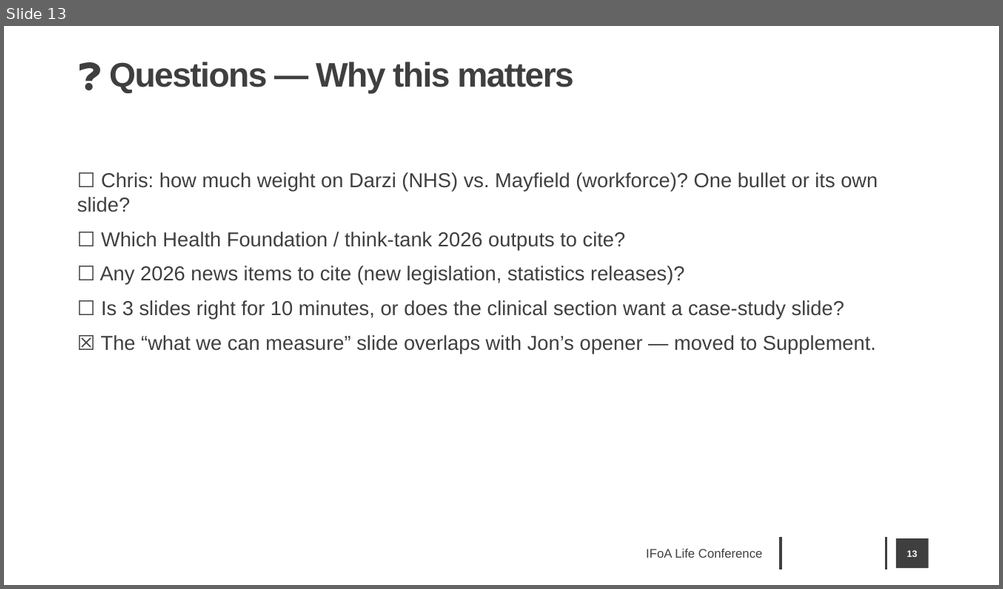
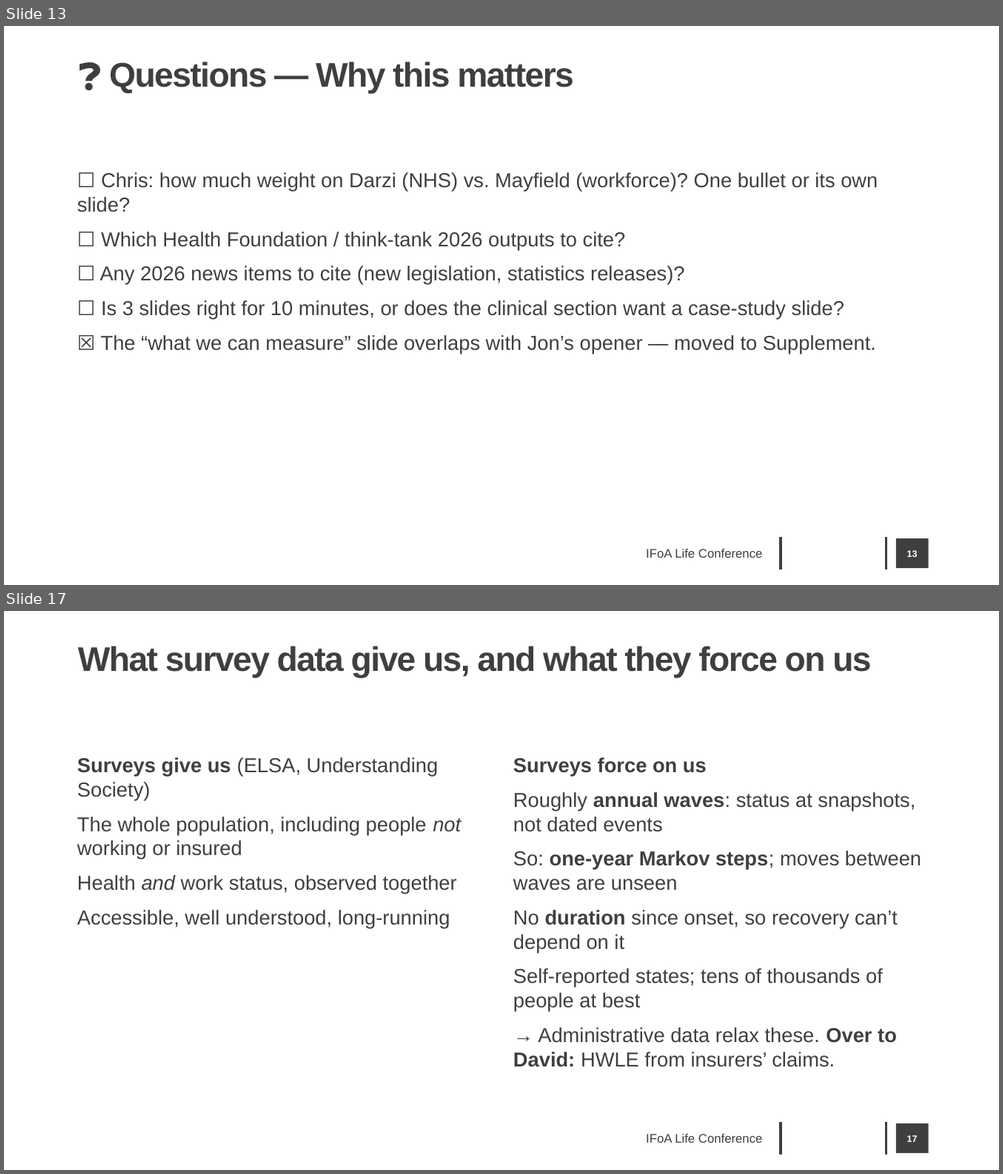
Before and after one commit to JonMinton/economic_inactivity, a slide deck: presentations/ifoa/hwle_ifoa_life_2026.pptx. Shown one above the other, each under a label of ours: slide 13 before the commit, slides 13 and 17 after it; the slides between them are not shown. The pictures are 1003x589 and 1003x1174 pixels, drawn with LibreOffice and Linux fonts; fonts in the diff are those of the drawing; background and template pictures are left out. Boxes give left, top, right and bottom in pixels: in the first picture for what was removed or moved away, otherwise in the second. Text is boxed around its words. In the diff, an @@ line names an element or a change of style, - is before the commit and + after.

```diff
--- a/presentations/ifoa/hwle_ifoa_life_2026.pptx
+++ b/presentations/ifoa/hwle_ifoa_life_2026.pptx
@@ slide 17 added at <box>4,611,999,1170</box>, background #FFFFFF; not listed: 2 template elements that a slide beside it also shows @@
@@ title added at <box>78,646,871,678</box>, 44 pt, text #3F3F3F, bold @@
+What survey data give us, and what they force on us
@@ text added at <box>77,758,461,928</box>, 26 pt, text #3F3F3F @@
+Surveys give us (ELSA, Understanding Society)
+The whole population, including people not working or insured
+Health and work status, observed together
+Accessible, well understood, long-running
@@ text added at <box>513,758,921,1068</box>, 26 pt, text #3F3F3F @@
+Surveys force on us
+Roughly annual waves: status at snapshots, not dated events
+So: one-year Markov steps; moves between waves are unseen
+No duration since onset, so recovery can’t depend on it
+Self-reported states; tens of thousands of people at best
+→ Administrative data relax these. Over to David: HWLE from insurers’ claims.
@@ text added at <box>646,1134,762,1143</box>, 16 pt, text #3F3F3F @@
+IFoA Life Conference
@@ page number added at <box>896,1124,928,1153</box>, fill #3F3F3F, 12 pt, text #FFFFFF, bold @@
+17
```
Also in this commit, not shown: 4 slides changed, 2 other slides added, 1 slide removed, 2 other files.
